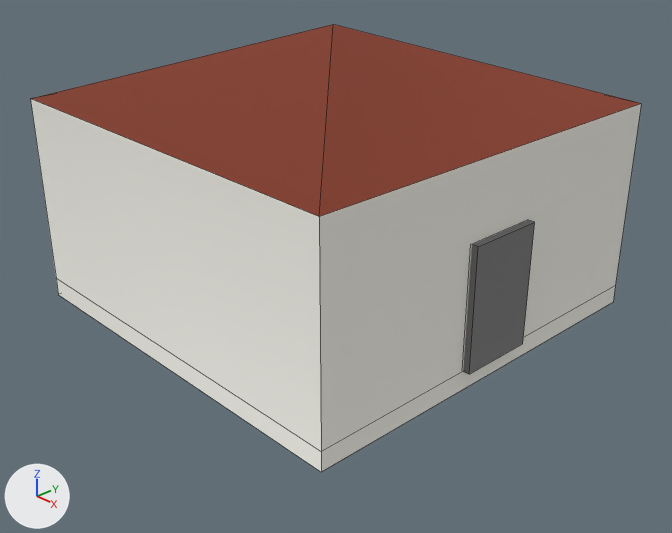
What one commit did to the Blender file packages/units/building/house_2/assets/house_2.blend.
Before and after are seen from a 50 mm camera at (1.159, -1.085, 0.782) aimed at (0.05, -0.041, 0.063). Lighting does not change. The marker at lower left points along +X, +Y and +Z. The older version comes first. Mesh edges are drawn as thin lines.

Before the edit, the objects in view are built like this:
```python
me_cube = bpy.data.meshes.new('Cube')
me_cube.from_pydata(...)  # 12 vertices, 10 faces; spans x -1.0..1.0, y -1.0..1.0, z -1.2..1.0
me_cube.materials.append(mat_base)  # white #f0efe8
# before: 8 (-1.0, 1.0, -1.2), 9 (-1.0, -1.0, -1.2) at pixel (58, 294), 10 (1.0, 1.0, -1.2) at pixel (613, 302), 11 (1.0, -1.0, -1.2) at pixel (321, 472)
me_cube_003 = bpy.data.meshes.new('Cube.003')
me_cube_003.from_pydata([(1.0, 1.0, 1.0), (1.0, -1.0, 1.0), (-1.0, 1.0, 1.0), (-1.0, -1.0, 1.0), (0.0, 0.0, 1.75)], [], [(0, 2, 4), (3, 1, 4), (1, 0, 4), (2, 3, 4), (1, 3, 2, 0)])
me_cube_003.materials.append(mat_roof)  # brown #8a3f2b
me_würfel = bpy.data.meshes.new('Würfel')
me_würfel.from_pydata(...)  # a box spanning x -0.05..0.05, y -0.006..0.006, z -0.1..0.1
me_würfel.materials.append(mat_door)  # grey #808080
ob_base = bpy.data.objects.new('base', me_cube)
ob_base.parent = ob_root
ob_base.location = (0.0, 0.0, 0.175)
ob_base.scale = (0.375, 0.375, 0.175)
ob_door = bpy.data.objects.new('door', me_würfel)
ob_door.parent = ob_root
ob_door.location = (0.38, 0.0, 0.11)
ob_door.rotation_euler = (0.0, 0.0, 1.571)  # degrees (0, 0, 90)
ob_door.scale = (1.4, 1.1, 1.1)
ob_roof = bpy.data.objects.new('roof', me_cube_003)
ob_roof.parent = ob_root
ob_roof.location = (0.0, 0.0, 0.175)
ob_roof.scale = (0.375, 0.375, 0.175)
```
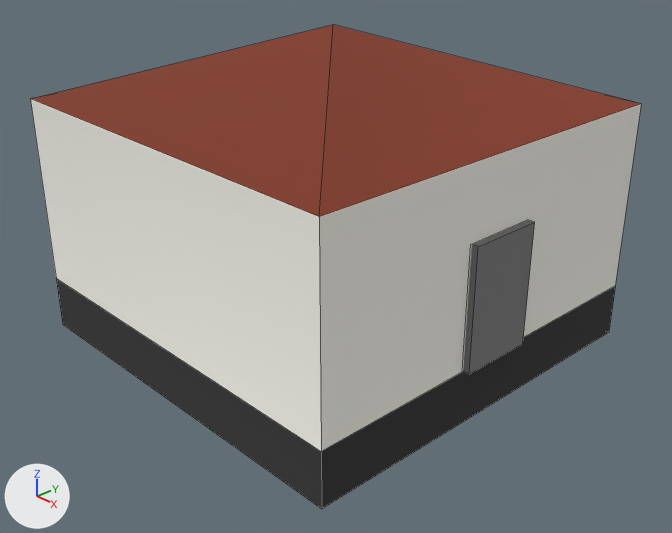
Where the newer file only moved an object's origin or applied its transform, the numbers keep the older frame.

Boxes [x1, y1, x2, y2] around the edits, measured in the pictures (672 x 533 px; the box of a moved part takes in the faces that stretch with it):
'base', reshaped, recoloured (10% taller): before [31, 99, 641, 472]; after [31, 99, 641, 509]
part 1 of me_cube, moved or reshaped: before [56, 279, 615, 472]; after [56, 279, 615, 509]
part 2 of me_cube, recoloured: before [56, 279, 615, 472]; after [56, 279, 615, 509]

What changed in the scene script:
```text
Add mat_fundament:
    mat_fundament = principled_material('fundament')
    mat_fundament.base_color = (0.0331, 0.0331, 0.0331)  # dark grey #333333
    mat_fundament.roughness = 1.0
    mat_fundament.diffuse_roughness = 1.0
Change me_cube:
    used by ob_base; parent = ob_root; location = (0.0, 0.0, 0.175); scale = (0.375, 0.375, 0.175)
    remove me_cube.from_pydata(...)  # 12 vertices, 10 faces; spans x -1.0..1.0, y -1.0..1.0, z -1.2..1.0
    add me_cube.from_pydata(...)  # 12 vertices, 10 faces; spans x -1.0..1.0, y -1.0..1.0, z -1.57..1.0
    me_cube part 1
    add for i in [*range(8, 12)]: me_cube.vertices[i].co += Vector((0.0, 0.0, -0.37))
    me_cube part 2: all 5 faces centred in x -1.0..1.0, y -1.0..1.0, z -1.2..-1.1 switch from mat_base (white #f0efe8) to mat_fundament (dark grey #333333)
```
